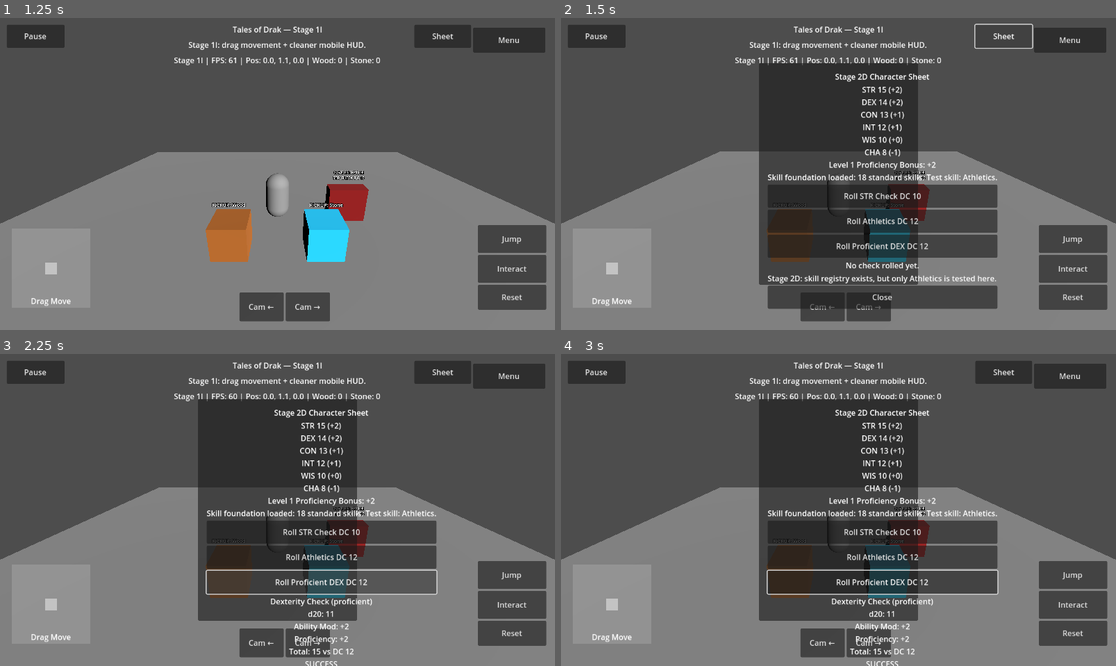
Above: before the commit, frames 1-4 (two rows, left to right).
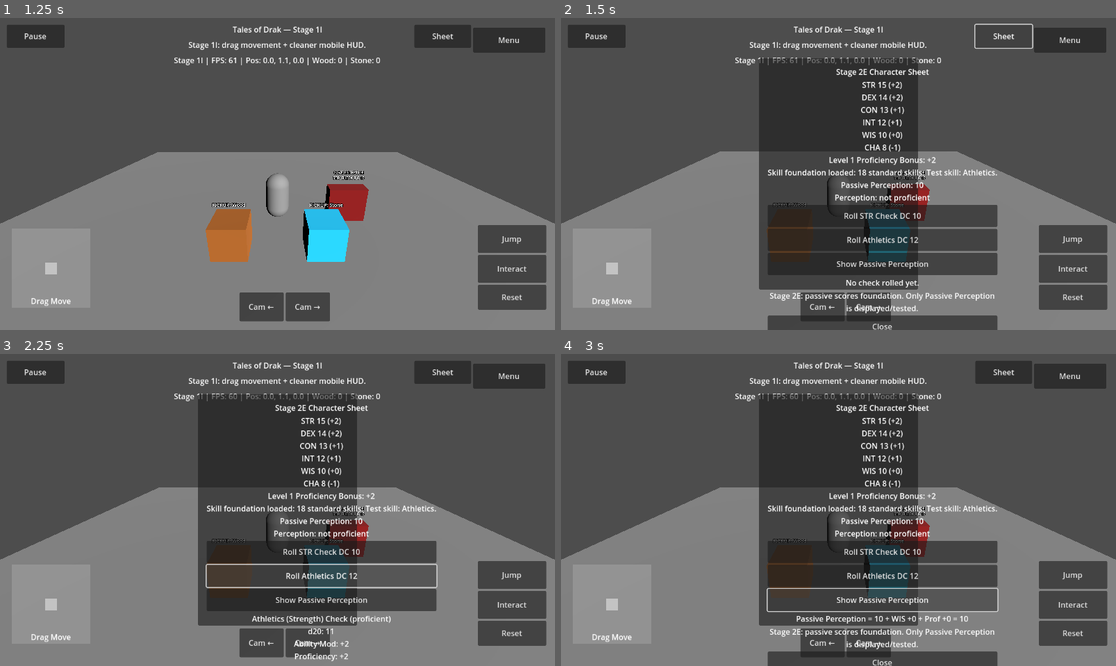
Above: after the commit, the same moments.

Repository: tristanvickery20/Tales-of-Drak-2.0
Game: Godot game, scene res://scenes/main_menu/main_menu.tscn
The game is run twice, just before and just after one commit, with the same random seed, the same clock (stepped at 60 frames per second) and the same inputs.
Inputs (mouse positions are in pixels of both pictures, inside the frame that each line leads up to):
- Up to frame 1 (1.25 s): click "Start Game" at 0.5 s
- Up to frame 2 (1.5 s): click "Sheet" at 1.25 s
- Up to frame 3 (2.25 s): click (321, 581) at 2 s, where only the run before the commit has a clickable "Roll Proficient DEX DC 12"
- Up to frame 4 (3 s): click (882, 600) at 2.75 s, where only the run after the commit has a clickable "Show Passive Perception"

Frame 1 is identical in both runs. In frame 2, 13% of the frame differs, in the area x 35-79%, y 12-100%; in frame 3, 9.6%; in frame 4, 11%.

Commit message:
Add Stage 2E passive perception display

Diff:
--- a/drak/ui/drak_character_sheet_overlay.gd
+++ b/drak/ui/drak_character_sheet_overlay.gd
@@ -3,10 +3,12 @@
 const ABILITY_SCORES_SCRIPT := preload("res://drak/rules/drak_ability_scores.gd")
 const DICE_ROLLER_SCRIPT := preload("res://drak/rules/drak_dice_roller.gd")
 const SKILL_REGISTRY_SCRIPT := preload("res://drak/rules/drak_skill_registry.gd")
+const PASSIVE_SCORES_SCRIPT := preload("res://drak/rules/drak_passive_scores.gd")
 
 var _ability_scores: DrakAbilityScores = ABILITY_SCORES_SCRIPT.new()
 var _dice_roller: DrakDiceRoller = DICE_ROLLER_SCRIPT.new()
 var _skill_registry: DrakSkillRegistry = SKILL_REGISTRY_SCRIPT.new()
+var _passive_scores: DrakPassiveScores = PASSIVE_SCORES_SCRIPT.new()
 var _root: Control
 var _sheet_button: Button
 var _sheet_panel: Panel
@@ -49,9 +51,9 @@
 	_sheet_panel.name = "CharacterSheetPanel"
 	_sheet_panel.set_anchors_preset(Control.PRESET_CENTER)
 	_sheet_panel.offset_left = -165.0
-	_sheet_panel.offset_top = -230.0
+	_sheet_panel.offset_top = -240.0
 	_sheet_panel.offset_right = 165.0
-	_sheet_panel.offset_bottom = 230.0
+	_sheet_panel.offset_bottom = 240.0
 	_sheet_panel.visible = false
 	_sheet_panel.mouse_filter = Control.MOUSE_FILTER_STOP
 	_root.add_child(_sheet_panel)
@@ -68,7 +70,7 @@
 
 	var title := Label.new()
 	title.name = "CharacterSheetTitle"
-	title.text = "Stage 2D Character Sheet"
+	title.text = "Stage 2E Character Sheet"
 	title.horizontal_alignment = HORIZONTAL_ALIGNMENT_CENTER
 	title.mouse_filter = Control.MOUSE_FILTER_IGNORE
 	box.add_child(title)
@@ -83,7 +85,7 @@
 	var roll_button := Button.new()
 	roll_button.name = "RollStrengthCheckButton"
 	roll_button.text = "Roll STR Check DC 10"
-	roll_button.custom_minimum_size = Vector2(260, 48)
+	roll_button.custom_minimum_size = Vector2(260, 46)
 	roll_button.mouse_filter = Control.MOUSE_FILTER_STOP
 	roll_button.pressed.connect(_roll_strength_check)
 	box.add_child(roll_button)
@@ -91,18 +93,18 @@
 	var athletics_button := Button.new()
 	athletics_button.name = "RollAthleticsCheckButton"
 	athletics_button.text = "Roll Athletics DC 12"
-	athletics_button.custom_minimum_size = Vector2(260, 48)
+	athletics_button.custom_minimum_size = Vector2(260, 46)
 	athletics_button.mouse_filter = Control.MOUSE_FILTER_STOP
 	athletics_button.pressed.connect(_roll_athletics_check)
 	box.add_child(athletics_button)
 
-	var proficient_roll_button := Button.new()
-	proficient_roll_button.name = "RollProficientDexCheckButton"
-	proficient_roll_button.text = "Roll Proficient DEX DC 12"
-	proficient_roll_button.custom_minimum_size = Vector2(260, 48)
-	proficient_roll_button.mouse_filter = Control.MOUSE_FILTER_STOP
-	proficient_roll_button.pressed.connect(_roll_proficient_dex_check)
-	box.add_child(proficient_roll_button)
+	var perception_button := Button.new()
+	perception_button.name = "ShowPassivePerceptionButton"
+	perception_button.text = "Show Passive Perception"
+	perception_button.custom_minimum_size = Vector2(260, 46)
+	perception_button.mouse_filter = Control.MOUSE_FILTER_STOP
+	perception_button.pressed.connect(_show_passive_perception)
+	box.add_child(perception_button)
 
 	_check_result_text = Label.new()
 	_check_result_text.name = "CheckResultText"
@@ -113,7 +115,7 @@
 
 	var note := Label.new()
 	note.name = "CharacterSheetNote"
-	note.text = "Stage 2D: skill registry exists, but only Athletics is tested here."
+	note.text = "Stage 2E: passive scores foundation. Only Passive Perception is displayed/tested."
 	note.autowrap_mode = TextServer.AUTOWRAP_WORD_SMART
 	note.horizontal_alignment = HORIZONTAL_ALIGNMENT_CENTER
 	note.mouse_filter = Control.MOUSE_FILTER_IGNORE
@@ -122,16 +124,18 @@
 	var close_button := Button.new()
 	close_button.name = "CloseCharacterSheetButton"
 	close_button.text = "Close"
-	close_button.custom_minimum_size = Vector2(220, 48)
+	close_button.custom_minimum_size = Vector2(220, 46)
 	close_button.mouse_filter = Control.MOUSE_FILTER_STOP
 	close_button.pressed.connect(_hide_sheet)
 	box.add_child(close_button)
 
 func _get_sheet_text() -> String:
-	return "%s\nLevel 1 Proficiency Bonus: +%d\n%s" % [
+	var proficiency_bonus := _dice_roller.get_proficiency_bonus(1)
+	return "%s\nLevel 1 Proficiency Bonus: +%d\n%s\n%s" % [
 		_ability_scores.get_summary_text(),
-		_dice_roller.get_proficiency_bonus(1),
+		proficiency_bonus,
 		_skill_registry.get_summary_text(),
+		_passive_scores.get_summary_text(_ability_scores.get_wisdom_modifier(), proficiency_bonus, false),
 	]
 
 func _toggle_sheet() -> void:
@@ -152,9 +156,12 @@
 	var result := _dice_roller.roll_ability_check(skill_name + " (" + ability_name + ")", _ability_scores.get_modifier_for_ability(ability_name), 1, true, 12)
 	_check_result_text.text = _dice_roller.format_check_result(result)
 
-func _roll_proficient_dex_check() -> void:
-	var result := _dice_roller.roll_ability_check("Dexterity", _ability_scores.get_dexterity_modifier(), 1, true, 12)
-	_check_result_text.text = _dice_roller.format_check_result(result)
+func _show_passive_perception() -> void:
+	var proficiency_bonus := _dice_roller.get_proficiency_bonus(1)
+	_check_result_text.text = "Passive Perception = 10 + WIS %s + Prof +0 = %d" % [
+		_ability_scores.format_modifier(_ability_scores.get_wisdom_modifier()),
+		_passive_scores.get_passive_perception(_ability_scores.get_wisdom_modifier(), proficiency_bonus, false),
+	]
 
 func _update_visibility() -> void:
 	var scene := get_tree().current_scene
